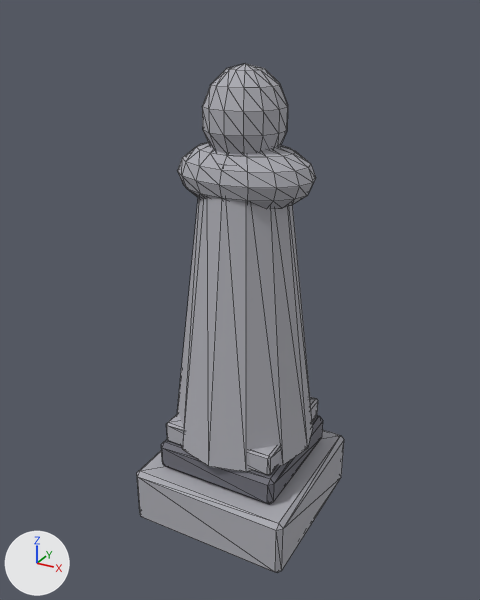
Before and after pictures for a commit that changed the glTF model godot/art/models/SM_Cripta_Estatua.glb.
Both versions are drawn from a 50 mm lens placed at (1.84, -3.41, 3.27), pointed at (-0.02, -0.02, 1.57). Lighting does not change. The marker at lower left points along +X, +Y and +Z. The first picture is the older version. Mesh edges are drawn as thin lines. Vertices at exactly the same position are counted once.

The scene before the commit, as lines of its bpy script (objects in view):
```python
me_cube = bpy.data.meshes.new('Cube')
me_cube.from_pydata(...)  # 372 vertices, 712 faces; spans x -0.55..0.55, y -0.55..0.55, z 0.0..2.99
# faces by material slot: [568, 144]
me_cube.materials.append(mat_m_pedra)  # grey #adadb5
me_cube.materials.append(mat_m_pedraescura)  # grey #6f6f79
ob_cube = bpy.data.objects.new('Cube', me_cube)
ob_cube.location = (0.0, 0.0, 0.0)
```
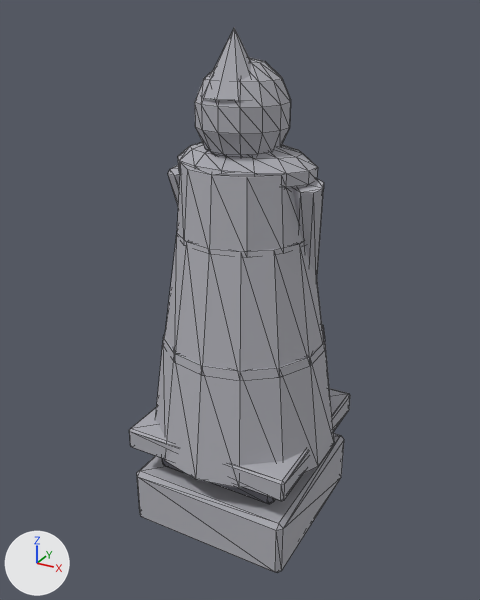
Where the change shows, as pixel boxes [x1, y1, x2, y2] in the pictures (480 x 600 px; the box of a moved part takes in the faces that stretch with it):
'Cube', reshaped (7% wider, 7% taller)
    before: [137, 63, 344, 573]
    after: [129, 28, 350, 573]
part 1 of me_cube, added
    after: [155, 325, 334, 488]
part 2 of me_cube, added
    after: [165, 232, 324, 371]
part 3 of me_cube, added
    after: [177, 163, 303, 258]
part 4 of me_cube, added
    after: [195, 58, 291, 158]
part 5 of me_cube, added
    after: [202, 28, 252, 101]
part 6 of me_cube, moved or reshaped
    before: [167, 397, 318, 475]
    after: [129, 388, 350, 501]
part 7 of me_cube, added
    after: [168, 165, 180, 205]
part 8 of me_cube, added
    after: [293, 178, 324, 274]
part 9 of me_cube, built on
    before: [177, 63, 316, 472]
    after: [178, 142, 318, 190]

The change in detail:
me_cube is used by ob_cube; location (0.0, 0.0, 0.0).
me_cube had 372 vertices, 712 faces and spanned x -0.55..0.55, y -0.55..0.55, z 0.0..2.99.
me_cube now has 513 vertices, 962 faces and spans x -0.61..0.61, y -0.62..0.62, z 0.0..3.17.
me_cube part 1: a new loose piece, a 14-sided cut cone along z (radius 0.63 at the low end, 0.52 at the high end) spanning x -0.61..0.61, y -0.62..0.62, z 0.6..1.35, in mat_m_pedra (grey #adadb5).
me_cube part 2: a new loose piece, a 14-sided cut cone along z (radius 0.52 at the low end, 0.41 at the high end) spanning x -0.51..0.51, y -0.52..0.52, z 1.29..2.04, in mat_m_pedra (grey #adadb5).
me_cube part 3: a new loose piece, a 12-sided cut cone along z (radius 0.41 at the low end, 0.37 at the high end) spanning x -0.41..0.41, y -0.41..0.41, z 2.01..2.44, in mat_m_pedra (grey #adadb5).
me_cube part 4: a new loose piece, a UV sphere (14 segments, 7 rings, poles along z) spanning x -0.26..0.26, y -0.31..0.26, z 2.42..3.03, in mat_m_pedra (grey #adadb5).
me_cube part 5: a new loose piece, a 10-sided cone pointing to +z spanning x -0.18..0.18, y -0.31..0.06, z 2.83..3.17, in mat_m_pedra (grey #adadb5).
me_cube part 6: the loose piece of 24 vertices spanning x -0.39..0.39, y -0.39..0.39, z 0.6..0.75 is scaled about its middle by (1.46, 1.46, 1).
me_cube part 7: a new loose piece of 16 vertices spanning x -0.51..-0.24, y -0.13..0.23, z 1.68..2.39, in mat_m_pedra (grey #adadb5).
me_cube part 8: a new loose piece of 16 vertices spanning x 0.24..0.51, y -0.13..0.23, z 1.68..2.39, in mat_m_pedra (grey #adadb5).
me_cube part 9: 274 vertices removed from x -0.47..0.47, y -0.47..0.47, z 0.6..2.99; 136 vertices added at x -0.43..0.43, y -0.27..0.27, z 2.24..2.88.
Other edits to the shape of me_cube do not show in these pictures.
